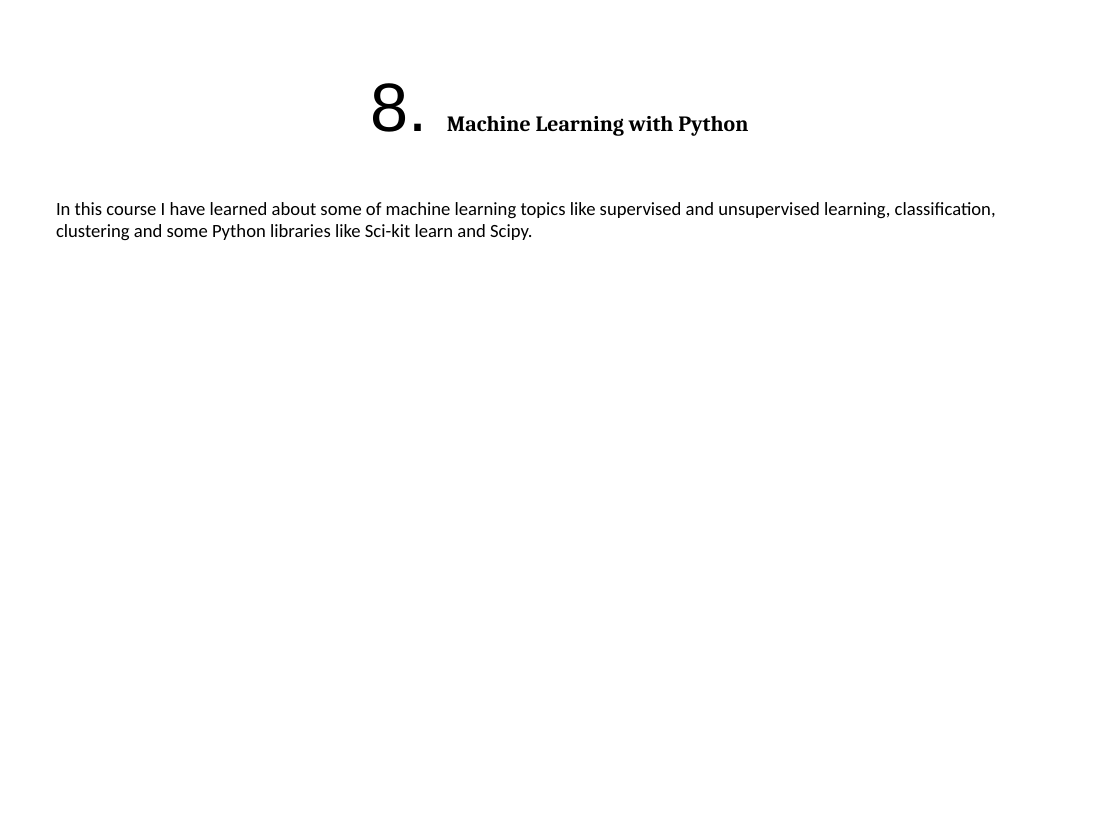
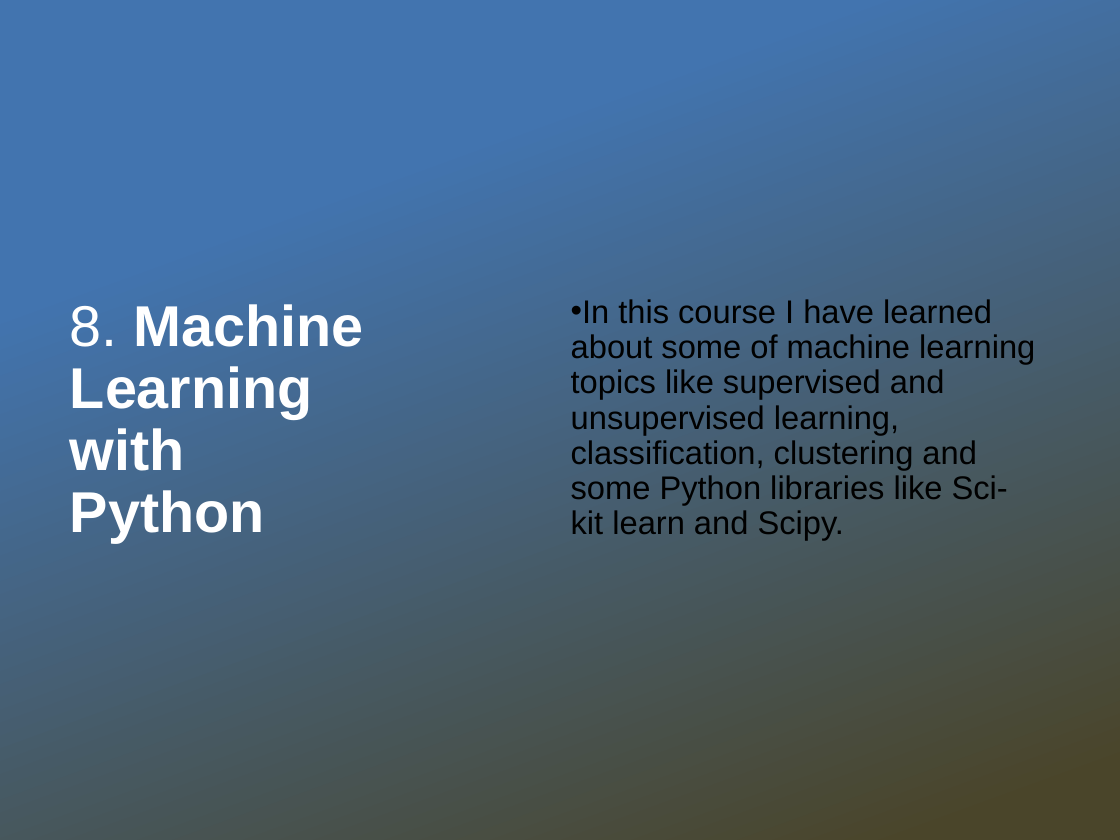
Before and after one commit to Cambi15/Coursera_Capstone-1, a slide deck: slide 10 of presentation.pptx. Drawn at 1120x840 pixels with LibreOffice and Linux fonts; fonts in the diff are those of the drawing; background and template pictures are left out. Boxes give left, top, right and bottom in pixels: in the first picture for what was removed or moved away, otherwise in the second. Text is boxed around its words. In the diff, an @@ line names an element or a change of style, - is before the commit and + after.

```diff
--- a/presentation.pptx
+++ b/presentation.pptx
@@ rectangle added at <box>0,0,1120,840</box>, fill gradient #4274AF to #4A452A @@
@@ text "In this course I have ...": place and size @@
-text "In this course I have ..." at <box>56,202,996,240</box>
+text "In this course I have ..." at <box>571,299,1035,540</box>
@@ text "In this course I have ..." at <box>571,299,1035,540</box>: size 12 to 21 pt, font Calibri to Arial; bullet none to •; line spacing 1 to 0.9; more space between paragraphs; vertical alignment top to middle @@
@@ text "8. Machine Learning with Python": place and size @@
-text "8. Machine Learning with Python" at <box>371,83,748,136</box>
+text "8. Machine Learning with Python" at <box>70,304,364,542</box>
@@ text "8. Machine Learning with Python" at <box>70,304,364,542</box>: size 44 to 37 pt in "8."; size 14 to 37 pt, font Cambria to Arial, text colour #000000 to #FFFFFF; alignment centre to left; line spacing 1 to 0.9; more space between paragraphs @@
```
Also in this commit, not shown: 11 other slides changed.
